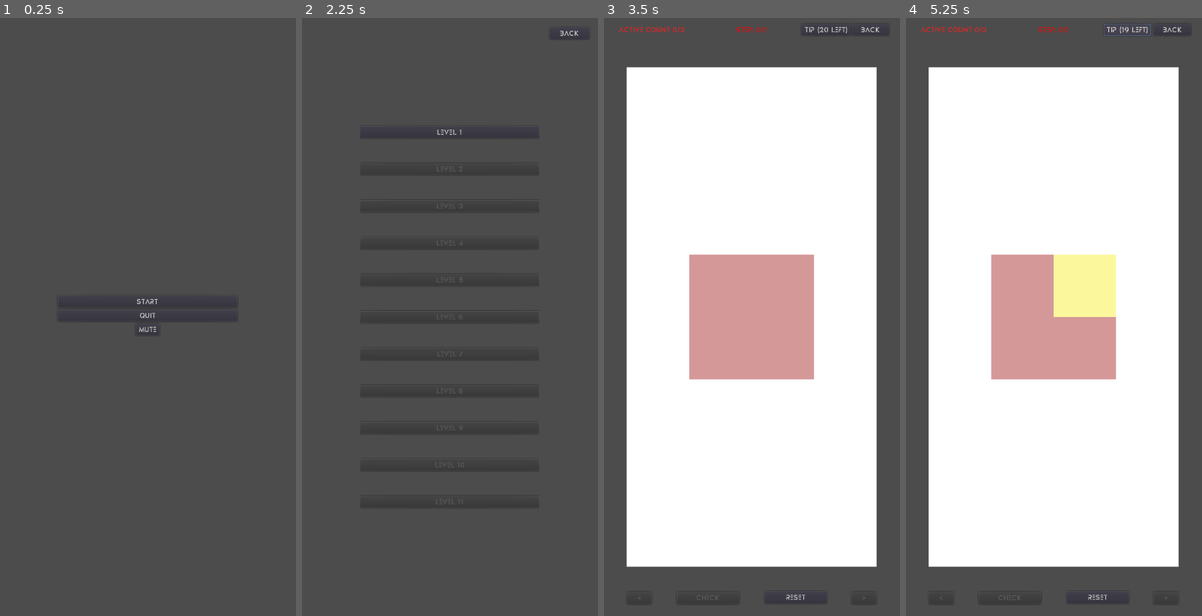
Above: before the commit, frames 1-4 (left to right).
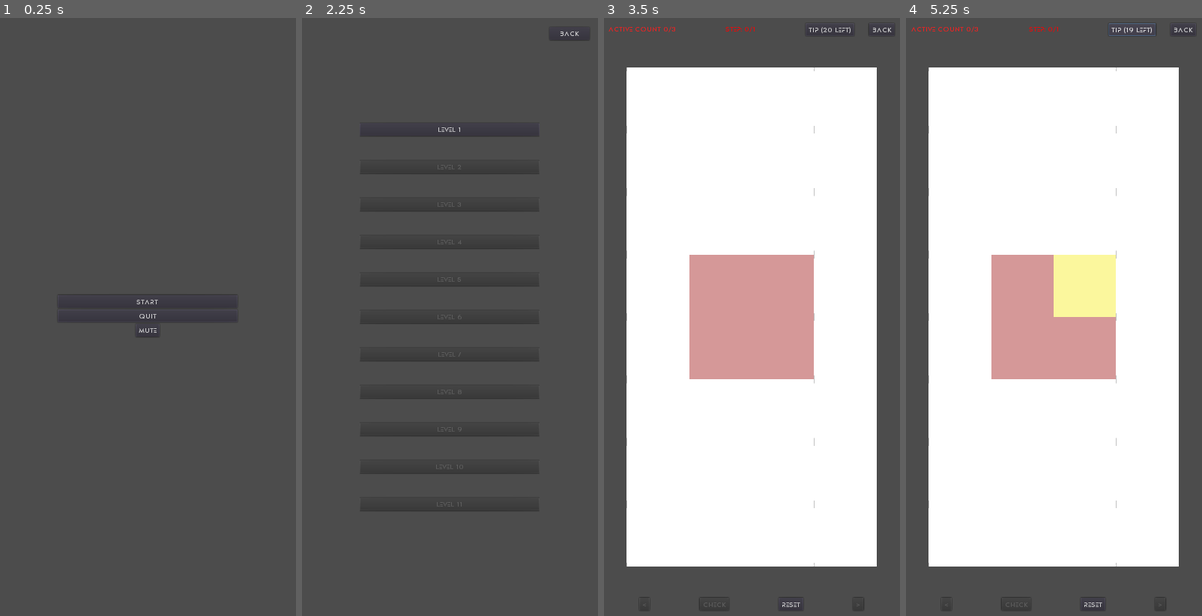
Above: after the commit, the same moments.

Repository: sisipun/SleepyCity
Game: Godot game, scene res://scenes/MainMenu.tscn
Same seed, same stepped clock (60 frames per second), same inputs: the game is played once before the commit and once after it.
Inputs:
- Up to frame 1 (0.25 s): no input
- Up to frame 2 (2.25 s): click "Start" at 0.5 s; click "Back" at 1.25 s; click "Start" at 2 s
- Up to frame 3 (3.5 s): click "Level 1" at 2.75 s
- Up to frame 4 (5.25 s): click "Back" at 3.5 s; click "Level 1" at 4.25 s; click "Tip (20 left)" at 5 s

The runs differ from the first frame. In frame 1, 0.1% of the frame differs, in the area x 46-54%, y 46-54%; in frame 2, 0.5%; in frame 3, 1.2%; in frame 4, 1.3%, in the area x 1-97%, y 0-99%.

Commit message:
Aspect ratio

Diff:
--- a/project.godot
+++ b/project.godot
@@ -37,6 +37,9 @@
 
 window/size/width=600
 window/size/height=1200
+window/handheld/orientation="portrait"
+window/stretch/mode="2d"
+window/stretch/aspect="expand"
 
 [font]
 
--- a/scenes/Level.tscn
+++ b/scenes/Level.tscn
@@ -7,19 +7,35 @@
 [ext_resource path="res://assets/success.wav" type="AudioStream" id=5]
 [ext_resource path="res://assets/step.wav" type="AudioStream" id=6]
 
-[sub_resource type="RectangleShape2D" id=1]
-extents = Vector2( 250, 500 )
-
 [node name="Level" type="Node2D"]
 script = ExtResource( 1 )
 
 [node name="StepTimer" type="Timer" parent="."]
 
 [node name="HUD" type="CanvasLayer" parent="."]
+follow_viewport_enable = true
 
-[node name="ActiveCountLabel" type="Label" parent="HUD"]
-margin_right = 200.0
+[node name="TopContainer" type="CenterContainer" parent="HUD"]
+anchor_right = 1.0
 margin_bottom = 50.0
+__meta__ = {
+"_edit_use_anchors_": false
+}
+
+[node name="TopHorizontalContainer" type="HBoxContainer" parent="HUD/TopContainer"]
+margin_left = 74.0
+margin_top = 13.0
+margin_right = 526.0
+margin_bottom = 37.0
+custom_constants/separation = 100
+__meta__ = {
+"_edit_use_anchors_": false
+}
+
+[node name="ActiveCountLabel" type="Label" parent="HUD/TopContainer/TopHorizontalContainer"]
+margin_top = 3.0
+margin_right = 100.0
+margin_bottom = 21.0
 custom_fonts/font = ExtResource( 2 )
 custom_colors/font_color = Color( 1, 0.113725, 0.113725, 1 )
 text = "Active Cells:"
@@ -29,10 +45,11 @@
 "_edit_use_anchors_": false
 }
 
-[node name="StepNumberLabel" type="Label" parent="HUD"]
+[node name="StepNumberLabel" type="Label" parent="HUD/TopContainer/TopHorizontalContainer"]
 margin_left = 200.0
-margin_right = 400.0
-margin_bottom = 50.0
+margin_top = 3.0
+margin_right = 241.0
+margin_bottom = 21.0
 custom_colors/font_color = Color( 1, 0, 0, 1 )
 text = "Step: "
 align = 1
@@ -41,79 +58,77 @@
 "_edit_use_anchors_": false
 }
 
-[node name="BackButton" type="Button" parent="HUD"]
-anchor_left = 1.0
-anchor_right = 1.0
-margin_left = -100.0
-margin_top = 13.0
-margin_right = -25.0
-margin_bottom = 37.0
-text = "Back"
-__meta__ = {
-"_edit_use_anchors_": false
-}
+[node name="TopHorizontalButtonsContainer" type="HBoxContainer" parent="HUD/TopContainer/TopHorizontalContainer"]
+margin_left = 341.0
+margin_right = 452.0
+margin_bottom = 24.0
+custom_constants/separation = 30
 
-[node name="CheckButton" type="Button" parent="HUD"]
-anchor_top = 1.0
-anchor_bottom = 1.0
-margin_left = 150.0
-margin_top = -50.0
-margin_right = 275.0
-margin_bottom = -25.0
-text = "Check"
-__meta__ = {
-"_edit_use_anchors_": false
-}
-
-[node name="ResetButton" type="Button" parent="HUD"]
-anchor_left = 1.0
-anchor_top = 1.0
-anchor_right = 1.0
-anchor_bottom = 1.0
-margin_left = -274.109
-margin_top = -50.8909
-margin_right = -149.109
-margin_bottom = -25.8909
-text = "Reset"
-__meta__ = {
-"_edit_use_anchors_": false
-}
-
-[node name="TipButton" type="Button" parent="HUD"]
-anchor_left = 1.0
-anchor_right = 1.0
-margin_left = -200.42
-margin_top = 12.5796
-margin_right = -125.42
-margin_bottom = 36.5796
+[node name="TipButton" type="Button" parent="HUD/TopContainer/TopHorizontalContainer/TopHorizontalButtonsContainer"]
+margin_right = 32.0
+margin_bottom = 24.0
 custom_fonts/font = ExtResource( 2 )
 text = "Tip"
 __meta__ = {
 "_edit_use_anchors_": false
 }
 
-[node name="StepButton" type="Button" parent="HUD"]
-anchor_left = 1.0
-anchor_top = 1.0
-anchor_right = 1.0
-anchor_bottom = 1.0
-margin_left = -100.0
-margin_top = -50.0
-margin_right = -50.0
-margin_bottom = -25.0
-text = ">"
+[node name="BackButton" type="Button" parent="HUD/TopContainer/TopHorizontalContainer/TopHorizontalButtonsContainer"]
+margin_left = 62.0
+margin_right = 111.0
+margin_bottom = 24.0
+text = "Back"
 __meta__ = {
 "_edit_use_anchors_": false
 }
 
-[node name="StepBackButton" type="Button" parent="HUD"]
+[node name="BottomContainer" type="CenterContainer" parent="HUD"]
 anchor_top = 1.0
+anchor_right = 1.0
 anchor_bottom = 1.0
-margin_left = 50.0
 margin_top = -50.0
-margin_right = 100.0
-margin_bottom = -25.0
+__meta__ = {
+"_edit_use_anchors_": false
+}
+
+[node name="BottomHorizontalContainer" type="HBoxContainer" parent="HUD/BottomContainer"]
+margin_left = 75.0
+margin_top = 13.0
+margin_right = 524.0
+margin_bottom = 37.0
+custom_constants/separation = 100
+
+[node name="StepBackButton" type="Button" parent="HUD/BottomContainer/BottomHorizontalContainer"]
+margin_right = 20.0
+margin_bottom = 24.0
 text = "<"
+__meta__ = {
+"_edit_use_anchors_": false
+}
+
+[node name="CheckButton" type="Button" parent="HUD/BottomContainer/BottomHorizontalContainer"]
+margin_left = 120.0
+margin_right = 178.0
+margin_bottom = 24.0
+text = "Check"
+__meta__ = {
+"_edit_use_anchors_": false
+}
+
+[node name="ResetButton" type="Button" parent="HUD/BottomContainer/BottomHorizontalContainer"]
+margin_left = 278.0
+margin_right = 329.0
+margin_bottom = 24.0
+text = "Reset"
+__meta__ = {
+"_edit_use_anchors_": false
+}
+
+[node name="StepButton" type="Button" parent="HUD/BottomContainer/BottomHorizontalContainer"]
+margin_left = 429.0
+margin_right = 449.0
+margin_bottom = 24.0
+text = ">"
 __meta__ = {
 "_edit_use_anchors_": false
 }
@@ -146,31 +161,26 @@
 "_edit_use_anchors_": false
 }
 
-[node name="GameArea" type="Area2D" parent="."]
-position = Vector2( 50, 100 )
+[node name="Sound" type="Node" parent="."]
 
-[node name="GameAreaShape" type="CollisionShape2D" parent="GameArea"]
-position = Vector2( 250, 500 )
-shape = SubResource( 1 )
-
-[node name="CellAliveSound" type="AudioStreamPlayer" parent="."]
+[node name="CellAliveSound" type="AudioStreamPlayer" parent="Sound"]
 stream = ExtResource( 3 )
 volume_db = -10.0
 
-[node name="CellDeadSound" type="AudioStreamPlayer" parent="."]
+[node name="CellDeadSound" type="AudioStreamPlayer" parent="Sound"]
 stream = ExtResource( 4 )
 
-[node name="StepSound" type="AudioStreamPlayer" parent="."]
+[node name="StepSound" type="AudioStreamPlayer" parent="Sound"]
 stream = ExtResource( 6 )
 
-[node name="LevelCompleteSound" type="AudioStreamPlayer" parent="."]
+[node name="LevelCompleteSound" type="AudioStreamPlayer" parent="Sound"]
 stream = ExtResource( 5 )
 [connection signal="timeout" from="StepTimer" to="." method="_on_step_timeout"]
-[connection signal="pressed" from="HUD/BackButton" to="." method="_on_back_pressed"]
-[connection signal="pressed" from="HUD/CheckButton" to="." method="_on_check_pressed"]
-[connection signal="pressed" from="HUD/ResetButton" to="." method="_on_reset_pressed"]
-[connection signal="pressed" from="HUD/TipButton" to="." method="_on_tip_pressed"]
-[connection signal="pressed" from="HUD/StepButton" to="." method="_on_step_pressed"]
-[connection signal="pressed" from="HUD/StepBackButton" to="." method="_on_step_back_pressed"]
+[connection signal="pressed" from="HUD/TopContainer/TopHorizontalContainer/TopHorizontalButtonsContainer/TipButton" to="." method="_on_tip_pressed"]
+[connection signal="pressed" from="HUD/TopContainer/TopHorizontalContainer/TopHorizontalButtonsContainer/BackButton" to="." method="_on_back_pressed"]
+[connection signal="pressed" from="HUD/BottomContainer/BottomHorizontalContainer/StepBackButton" to="." method="_on_step_back_pressed"]
+[connection signal="pressed" from="HUD/BottomContainer/BottomHorizontalContainer/CheckButton" to="." method="_on_check_pressed"]
+[connection signal="pressed" from="HUD/BottomContainer/BottomHorizontalContainer/ResetButton" to="." method="_on_reset_pressed"]
+[connection signal="pressed" from="HUD/BottomContainer/BottomHorizontalContainer/StepButton" to="." method="_on_step_pressed"]
 [connection signal="pressed" from="HUD/LevelCompletePopup/MenuButton" to="." method="_on_menu_pressed"]
 [connection signal="pressed" from="HUD/LevelCompletePopup/NextButton" to="." method="_on_next_level_pressed"]
--- a/scripts/Level.gd
+++ b/scripts/Level.gd
@@ -7,6 +7,9 @@
 	CHECK,
 	VIEW_RESULT
 }
+
+export var margin_horizontal = 50
+export var margin_vertical = 100
 
 var level = Game.currentLevel()
 var stage = Stage.USER_INPUT
@@ -20,10 +23,9 @@
 
 func _ready():
 	var cellScene = load("res://scenes/Cell.tscn")
-	var game_area_size = $GameArea/GameAreaShape.shape.get_extents() * 2
-	var game_area_position = $GameArea.position
-	var cell_width = game_area_size.x / level.width
-	var cell_height = game_area_size.y / level.height
+	var screen_size = get_viewport_rect().size
+	var cell_width = (screen_size.x - 2 * margin_horizontal) / level.width
+	var cell_height = (screen_size.y - 2 * margin_vertical) / level.height
 	for i in range(level.width):
 		map.append([])
 		for j in range(level.height):
@@ -31,8 +33,8 @@
 				i,
 				j,
 				Vector2(
-					game_area_position.x + cell_width / 2 + i * cell_width,
-					game_area_position.y + cell_height / 2 + j * cell_height
+					margin_horizontal + cell_width / 2 + i * cell_width,
+					margin_vertical + cell_height / 2 + j * cell_height
 				),
 				Vector2(
 					cell_width,
@@ -66,12 +68,12 @@
 	if cell.is_alive():
 		alive_count -= 1
 		cell.set_alive(false)
-		$CellDeadSound.play()
+		$Sound/CellDeadSound.play()
 		stage = Stage.USER_INPUT
 	elif alive_count < level.alive_max_count:
 		alive_count += 1
 		cell.set_alive(true)
-		$CellAliveSound.play()
+		$Sound/CellAliveSound.play()
 		stage = Stage.USER_INPUT
 
 	update_neighbors_count()
@@ -90,7 +92,7 @@
 	stage = Stage.CHECK
 	attempt_count += 1
 	$StepTimer.start()
-	$StepSound.play()
+	$Sound/StepSound.play()
 	step_next()
 
 func _on_reset_pressed():
@@ -101,11 +103,11 @@
 	get_tree().change_scene("res://scenes/ChooseLevel.tscn")
 
 func _on_step_pressed():
-	$StepSound.play()
+	$Sound/StepSound.play()
 	step_next()
 
 func _on_step_back_pressed():
-	$StepSound.play()
+	$Sound/StepSound.play()
 	step_previous()
 
 func _on_menu_pressed():
@@ -116,7 +118,7 @@
 
 func _on_step_timeout():
 	if step_number < level.step_count:
-		$StepSound.play()
+		$Sound/StepSound.play()
 		step_next()
 		return
 
@@ -157,7 +159,7 @@
 
 func complete():
 	Game.completeCurrentLevel(attempt_count)
-	$LevelCompleteSound.play()
+	$Sound/LevelCompleteSound.play()
 	$HUD/LevelCompletePopup.popup_centered()
 
 func reset_to_user_input():
@@ -223,11 +225,11 @@
 	return counter
 
 func update_hud():
-	$HUD/ActiveCountLabel.text = "Active count %d/%d" % [alive_count, level.alive_max_count]
-	$HUD/TipButton.text = "Tip (%d left)" % Game.tip_count()
-	$HUD/StepNumberLabel.text = "Step: %d/%d" % [step_number, level.step_count]
-	$HUD/CheckButton.disabled = stage == Stage.CHECK or step_number > 0 or alive_count != level.alive_max_count or step_number != 0
-	$HUD/TipButton.disabled = stage != Stage.USER_INPUT or not Game.has_tip()
-	$HUD/StepButton.disabled = stage != Stage.VIEW_RESULT or step_number >= level.step_count
-	$HUD/StepBackButton.disabled = stage != Stage.VIEW_RESULT or step_number <= 0
-	$HUD/ResetButton.disabled = stage == Stage.CHECK or step_number > 0
+	$HUD/TopContainer/TopHorizontalContainer/ActiveCountLabel.text = "Active count %d/%d" % [alive_count, level.alive_max_count]
+	$HUD/TopContainer/TopHorizontalContainer/StepNumberLabel.text = "Step: %d/%d" % [step_number, level.step_count]
+	$HUD/TopContainer/TopHorizontalContainer/TopHorizontalButtonsContainer/TipButton.text = "Tip (%d left)" % Game.tip_count()
+	$HUD/TopContainer/TopHorizontalContainer/TopHorizontalButtonsContainer/TipButton.disabled = stage != Stage.USER_INPUT or not Game.has_tip()
+	$HUD/BottomContainer/BottomHorizontalContainer/StepBackButton.disabled = stage != Stage.VIEW_RESULT or step_number <= 0
+	$HUD/BottomContainer/BottomHorizontalContainer/CheckButton.disabled = stage == Stage.CHECK or step_number > 0 or alive_count != level.alive_max_count or step_number != 0
+	$HUD/BottomContainer/BottomHorizontalContainer/ResetButton.disabled = stage == Stage.CHECK or step_number > 0
+	$HUD/BottomContainer/BottomHorizontalContainer/StepButton.disabled = stage != Stage.VIEW_RESULT or step_number >= level.step_count
Not shown: 1 places in scenes/Level.tscn that only renumber resources
